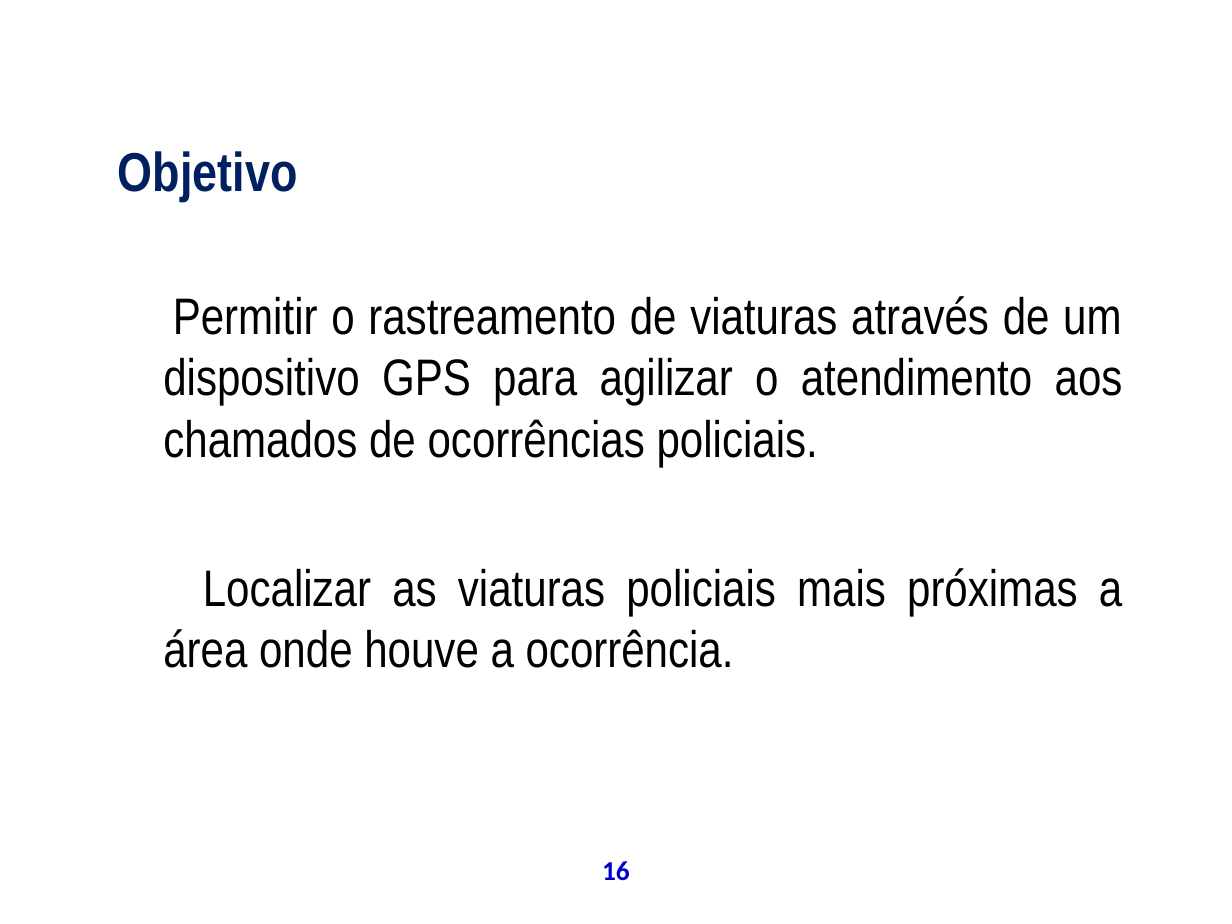
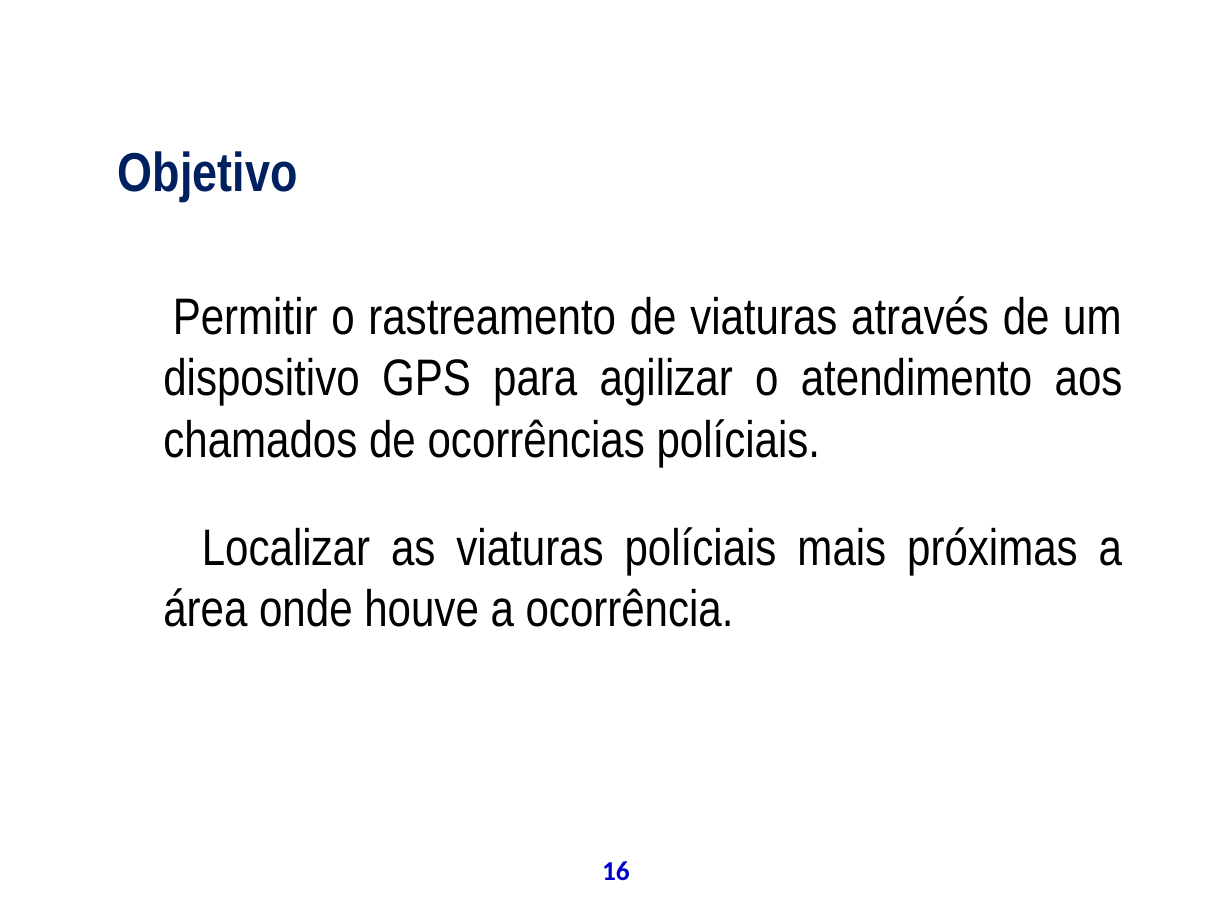
Before and after one commit to theoziran/sislodim, a slide deck: slide 16 of documentos/ProjetoPSA/Apresentação Final.ppt. Drawn at 1232x924 pixels with LibreOffice and Linux fonts; fonts in the diff are those of the drawing; background and template pictures are left out. Boxes give left, top, right and bottom in pixels: in the first picture for what was removed or moved away, otherwise in the second. Text is boxed around its words. In the diff, an @@ line names an element or a change of style, - is before the commit and + after.

```diff
--- a/documentos/ProjetoPSA/Apresentação Final.ppt
+++ b/documentos/ProjetoPSA/Apresentação Final.ppt
@@ text at box(163, 296, 1123, 627): text changed @@
-Permitir o rastreamento de viaturas através de um dispositivo GPS para agilizar o atendimento aos chamados de ocorrências policiais.
-Localizar as viaturas policiais mais próximas a área onde houve a ocorrência.
+Permitir o rastreamento de viaturas através de um dispositivo GPS para agilizar o atendimento aos chamados de ocorrências políciais.
+Localizar as viaturas políciais mais próximas a área onde houve a ocorrência.
```
Also in this commit, not shown: 46 other slides changed, 4 slides added, 1 slide removed.
